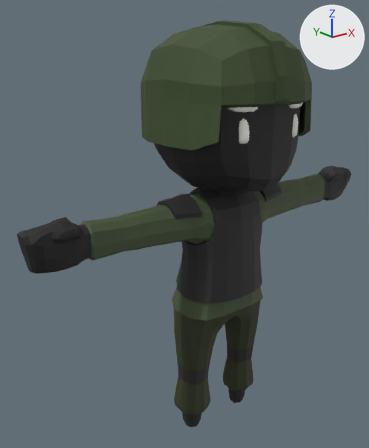
One commit to the glTF model dead-city/models/characters/soldier.glb: the scene before it, then after it.
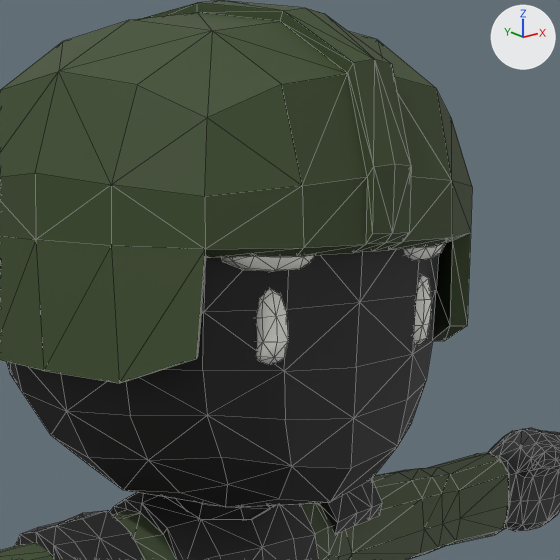
Old and new are each drawn whole from a camera (50 mm lens) standing at (-2.64, -2.83, 2.97) and looking at (-0.21, 0.21, 1.75) and again close up on the part from 41% to 93% of the width and 5% to 47% of the height. Every picture has the same lights, and +X, +Y and +Z are marked at upper right. The last two pictures show the newer version. The close-ups show mesh edges as thin lines. Vertices at exactly the same position are counted once.

The first close-up shows 'Body'.
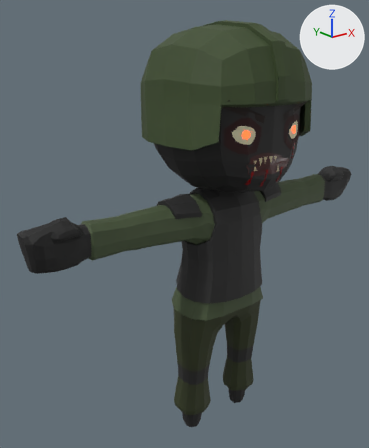
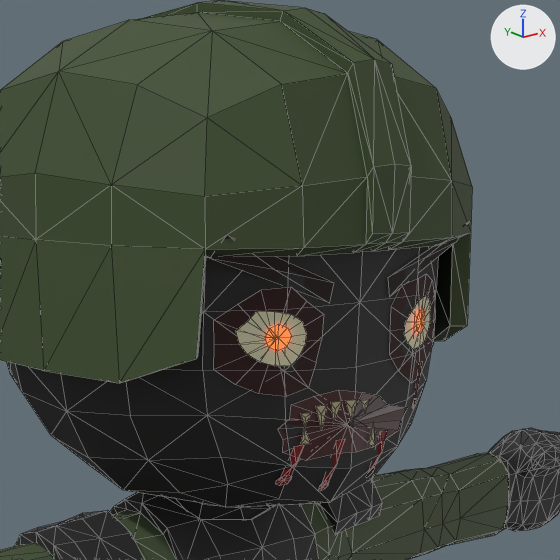
Changed parts and their boxes (x1, y1, x2, y2) in the close-ups (560 x 560 px; the box of a moved part takes in the faces that stretch with it):
part 1 of me_cube_004, deleted
    before: (404, 242, 446, 260)
part 2 of me_cube_004, deleted
    before: (221, 255, 315, 271)
part 3 of me_cube_004, moved or reshaped
    before: (256, 275, 432, 365)
    after: (210, 221, 470, 491)

What changed in the scene script:
```text
Add mat_facesocket:
    mat_facesocket = principled_material('FaceSocket')
    mat_facesocket.base_color = (0.03, 0.006, 0.006)  # dark red #301212
    mat_facesocket.roughness = 0.85
Add mat_facemouth:
    mat_facemouth = principled_material('FaceMouth')
    mat_facemouth.base_color = (0.045, 0.0, 0.0)  # dark red #3c0000
    mat_facemouth.roughness = 0.4
Add mat_faceblood:
    mat_faceblood = principled_material('FaceBlood')
    mat_faceblood.base_color = (0.2, 0.0, 0.0)  # dark red #7c0000
    mat_faceblood.roughness = 0.15
Add mat_faceteeth:
    mat_faceteeth = principled_material('FaceTeeth')
    mat_faceteeth.base_color = (0.48, 0.42, 0.26)  # beige #b8ad8b
    mat_faceteeth.roughness = 0.55
Add mat_facebrow:
    mat_facebrow = principled_material('FaceBrow')
    mat_facebrow.base_color = (0.02, 0.012, 0.01)  # black #271d19
    mat_facebrow.roughness = 0.9
Add mat_facepupil:
    mat_facepupil = principled_material('FacePupil')
    mat_facepupil.base_color = (1.0, 0.08, 0.02)  # red #ff5027
    mat_facepupil.roughness = 0.6
    mat_facepupil.emission_color = (1.0, 0.08, 0.02)  # red #ff5027
    mat_facepupil.emission_strength = 3.0
Add mat_faceeye:
    mat_faceeye = principled_material('FaceEye')
    mat_faceeye.base_color = (0.62, 0.6, 0.4)  # beige #cecbaa
    mat_faceeye.roughness = 0.6
    mat_faceeye.emission_color = (0.0372, 0.036, 0.024)  # dark grey #36352b
    mat_faceeye.emission_strength = 1.0
Change me_cube_004:
    used by ob_body; location = (0.0, 0.0, 0.0)
    remove me_cube_004.from_pydata(...)  # 1515 vertices, 2994 faces; spans x -1.62..1.62, y -0.58..0.57, z -0.02..3.27
    add me_cube_004.from_pydata(...)  # 1538 vertices, 2841 faces; spans x -1.62..1.62, y -0.58..0.57, z -0.02..3.27
    me_cube_004 part 1: the loose piece of 42 vertices spanning x 0.14..0.37, y -0.5..-0.39, z 2.67..2.76 is deleted
    me_cube_004 part 2: the loose piece of 42 vertices spanning x -0.37..-0.14, y -0.5..-0.39, z 2.67..2.76 is deleted
    me_cube_004 part 3
    84 vertices are removed from x -0.28..0.28, y -0.49..-0.4, z 2.47..2.65
    160 faces are deleted
    191 vertices are added at x -0.41..0.41, y -0.5..-0.4, z 2.16..2.76
    28 new faces join them, mat_facesocket (dark red #301212)
    28 new faces join them, mat_faceeye (beige #cecbaa)
    16 new faces join them, mat_facepupil (red #ff5027, glowing red #ff5027)
    8 new faces join them, mat_facebrow (black #271d19)
    18 new faces join them, mat_facemouth (dark red #3c0000)
    21 new faces join them, mat_faceteeth (beige #b8ad8b)
    48 new faces join them, mat_faceblood (dark red #7c0000)
    remove me_cube_004.materials.append(mat_face)  # white #fffff8
    add me_cube_004.materials.append(mat_facesocket)  # dark red #301212
    add me_cube_004.materials.append(mat_faceeye)  # beige #cecbaa
    add me_cube_004.materials.append(mat_facepupil)  # red #ff5027, glowing red #ff5027
    add me_cube_004.materials.append(mat_facebrow)  # black #271d19
    add me_cube_004.materials.append(mat_facemouth)  # dark red #3c0000
    add me_cube_004.materials.append(mat_faceteeth)  # beige #b8ad8b
    add me_cube_004.materials.append(mat_faceblood)  # dark red #7c0000
```
